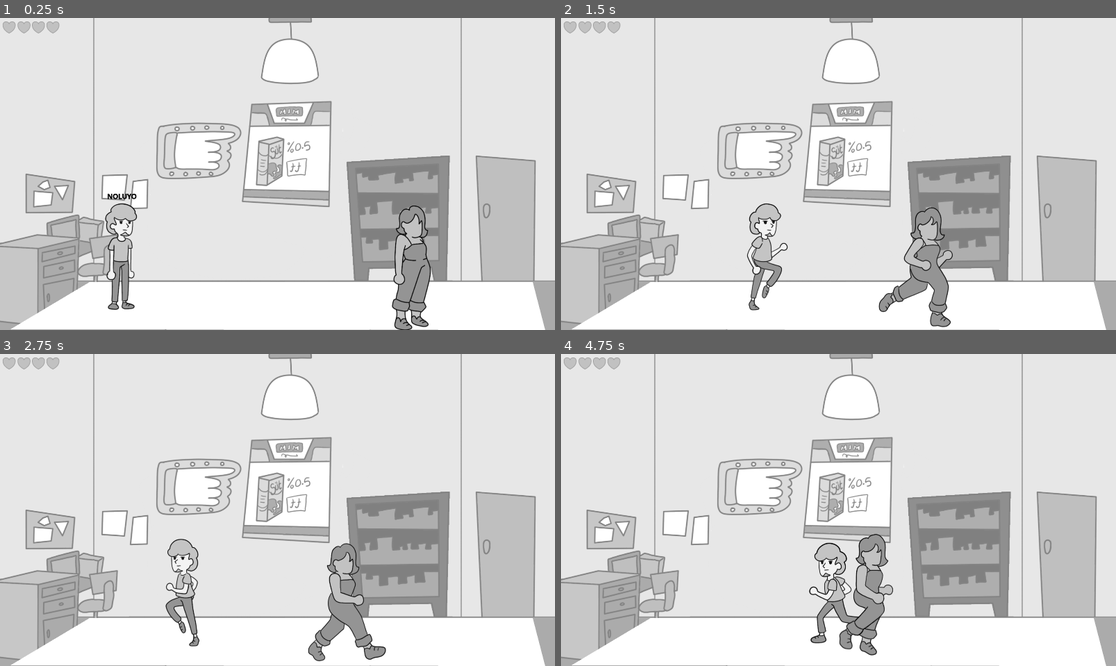
Above: before the commit, frames 1-4 (two rows, left to right).
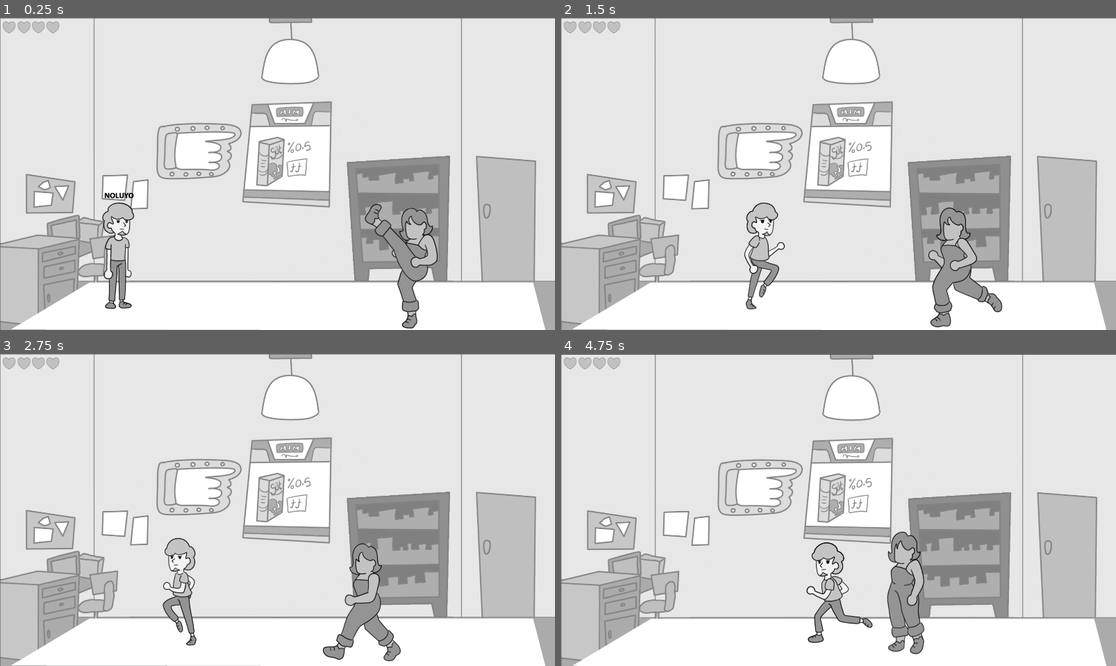
Above: after the commit, the same moments.

Repository: UmtiPako/Memoryless
Game: Godot game, scene res://Scenes/Places/ev/sahne_ev.tscn
The game is run twice, just before and just after one commit, with the same random seed, the same clock (stepped at 60 frames per second) and the same inputs. This scene is started directly instead of the project's main scene.
Inputs:
- Up to frame 1 (0.25 s): no input
- Up to frame 2 (1.5 s): tap Enter (ui_accept) at 0.5, 0.77 s; hold Right (ui_right) from 0.53 s (still down)
- Up to frame 3 (2.75 s): tap Enter (ui_accept) at 1.52 s; release Right (ui_right) at 2.03 s; hold Left (ui_left) from 2.03 s (still down)
- Up to frame 4 (4.75 s): release Left (ui_left) at 2.78 s; hold Right (ui_right) 2.78-4.28 s; tap Enter (ui_accept) at 3.02, 3.77, 4.52 s; hold Left (ui_left) from 4.28 s (still down)

The runs differ from the first frame. In frame 1, 5.5% of the frame differs, in the area x 0-100%, y 0-100%; in frame 2, 6.6%; in frame 3, 6.7%; in frame 4, 9.8%.

Commit message:
enemy flip for real

Diff:
--- a/People/Enemies/enemy.gd
+++ b/People/Enemies/enemy.gd
@@ -48,7 +48,16 @@
 	attack_cooldown_timer.timeout.connect(_on_attack_cooldown_timer_timeout)
 	nav_update_timer.timeout.connect(_on_nav_update_timer_timeout)
 
+
 func _process(delta: float) -> void:
+	if (player.global_position.x < global_position.x):
+			animated_sprite_2d.flip_h = true
+			$Area2D.visible = false
+			$Area2D2.visible = true
+	else:
+			animated_sprite_2d.flip_h = false
+			$Area2D.visible = true
+			$Area2D2.visible = false
 
 	update_layer_by_position()
 
--- a/People/Enemies/enemy.tscn
+++ b/People/Enemies/enemy.tscn
@@ -8,7 +8,7 @@
 [ext_resource type="Texture2D" uid="uid://ca8x2ksf1vfcb" path="res://People/Enemies/drive-download-20250531T043340Z-1-001/Enemy1Run.png" id="5_6xn8s"]
 
 [sub_resource type="RectangleShape2D" id="RectangleShape2D_1f0kj"]
-size = Vector2(101, 188)
+size = Vector2(101, 418)
 
 [sub_resource type="AtlasTexture" id="AtlasTexture_7ilig"]
 atlas = ExtResource("2_mjfh8")
@@ -144,10 +144,17 @@
 avoidance_enabled = true
 
 [node name="Area2D" type="Area2D" parent="."]
-position = Vector2(98, -196)
+position = Vector2(84, -196)
 
 [node name="CollisionShape2D" type="CollisionShape2D" parent="Area2D"]
-position = Vector2(29, -16)
+position = Vector2(48, -7)
+shape = SubResource("RectangleShape2D_1f0kj")
+
+[node name="Area2D2" type="Area2D" parent="."]
+position = Vector2(-144, -196)
+
+[node name="CollisionShape2D" type="CollisionShape2D" parent="Area2D2"]
+position = Vector2(49, -8)
 shape = SubResource("RectangleShape2D_1f0kj")
 
 [node name="AttackTimer" type="Timer" parent="."]
@@ -161,7 +168,7 @@
 visibility_layer = 2
 position = Vector2(0, -194)
 sprite_frames = SubResource("SpriteFrames_l4846")
-animation = &"Idle"
+animation = &"Attack"
 
 [node name="CollisionShape2D" type="CollisionShape2D" parent="." groups=["enemies"]]
 position = Vector2(20, -16)
@@ -169,3 +176,4 @@
 shape = SubResource("CapsuleShape2D_hghv2")
 
 [connection signal="body_entered" from="Area2D" to="." method="_on_area_2d_body_entered"]
+[connection signal="body_entered" from="Area2D2" to="." method="_on_area_2d_body_entered"]
--- a/People/Player/the_guy.gd
+++ b/People/Player/the_guy.gd
@@ -55,9 +55,14 @@
 		if velocity.x > 0:
 			# Moving right - face right
 			animated_sprite_2d.scale.x = 1
+			$Area2D.visible = true
+			$Area2D2.visible = false
+
 		elif velocity.x < 0:
 			# Moving left - face left
 			animated_sprite_2d.scale.x = -1
+			$Area2D.visible = false
+			$Area2D2.visible = true
 
 		velocity = direction * SPEED
 		animated_sprite_2d.play("Walk")
--- a/People/Player/the_guy.tscn
+++ b/People/Player/the_guy.tscn
@@ -7,7 +7,7 @@
 [ext_resource type="Texture2D" uid="uid://bpi5nvf3680qv" path="res://People/Player/drive-download-20250531T000533Z-1-001/CharRun.png" id="5_2uw73"]
 
 [sub_resource type="RectangleShape2D" id="RectangleShape2D_xribg"]
-size = Vector2(101, 121)
+size = Vector2(101, 319)
 
 [sub_resource type="CapsuleShape2D" id="CapsuleShape2D_3vd5c"]
 radius = 39.0
@@ -134,6 +134,14 @@
 [node name="The_Guy" type="CharacterBody2D" groups=["player"]]
 script = ExtResource("1_rv1v6")
 
+[node name="Area2D2" type="Area2D" parent="."]
+position = Vector2(-105, -161)
+collision_mask = 2
+
+[node name="CollisionShape2D" type="CollisionShape2D" parent="Area2D2"]
+position = Vector2(28.5, 5.5)
+shape = SubResource("RectangleShape2D_xribg")
+
 [node name="Area2D" type="Area2D" parent="."]
 position = Vector2(71, -166)
 collision_mask = 2
@@ -141,6 +149,10 @@
 [node name="CollisionShape2D" type="CollisionShape2D" parent="Area2D"]
 position = Vector2(28.5, 5.5)
 shape = SubResource("RectangleShape2D_xribg")
+
+[node name="CollisionShape2D2" type="CollisionShape2D" parent="."]
+position = Vector2(14, -277)
+shape = SubResource("CapsuleShape2D_3vd5c")
 
 [node name="CollisionShape2D" type="CollisionShape2D" parent="."]
 position = Vector2(9, -2)
@@ -167,5 +179,7 @@
 sprite_frames = SubResource("SpriteFrames_4h37l")
 animation = &"Idle"
 
+[connection signal="body_entered" from="Area2D2" to="." method="_on_area_2d_body_entered"]
+[connection signal="body_exited" from="Area2D2" to="." method="_on_area_2d_body_exited"]
 [connection signal="body_entered" from="Area2D" to="." method="_on_area_2d_body_entered"]
 [connection signal="body_exited" from="Area2D" to="." method="_on_area_2d_body_exited"]
--- a/Scenes/Places/Sahne_0.tscn
+++ b/Scenes/Places/Sahne_0.tscn
@@ -60,20 +60,18 @@
 position = Vector2(4, 4)
 polygon = PackedVector2Array(33, 1073, 1882, 1076, 1839, 910, 306, 910)
 uv = PackedVector2Array(311.48, 975.5, -17.36, 1085.34, 1242.34, 1123.1, 1921.92, 1131.14, 1792.42, 945.44, 369.32, 968.94, 312.32, 976.44)
-[node name="The_Guy" parent="." node_paths=PackedStringArray("boundary", "camera_2D") instance=ExtResource("4_a2urg")]
-position = Vector2(396, 968)
-HEALTH = 4
-boundary = NodePath("../MoveArea")
-camera_2D = NodePath("../Camera2D")
-
 
 [node name="Enemy" parent="." instance=ExtResource("8_wpm22")]
 position = Vector2(1416, 1039)
 
 [node name="The_Guy" parent="." node_paths=PackedStringArray("boundary", "camera_2D") instance=ExtResource("4_a2urg")]
-position = Vector2(407, 972)
+position = Vector2(396, 968)
 boundary = NodePath("../MoveArea")
 camera_2D = NodePath("../Camera2D")
 
 [node name="NavigationRegion2D" type="NavigationRegion2D" parent="."]
 navigation_polygon = SubResource("NavigationPolygon_wpm22")
+
+[node name="Camera2D" type="Camera2D" parent="."]
+position = Vector2(959, 539)
+script = ExtResource("8_n775l")
Not shown: 1 places in Scenes/Places/Sahne_0.tscn that only renumber resources
